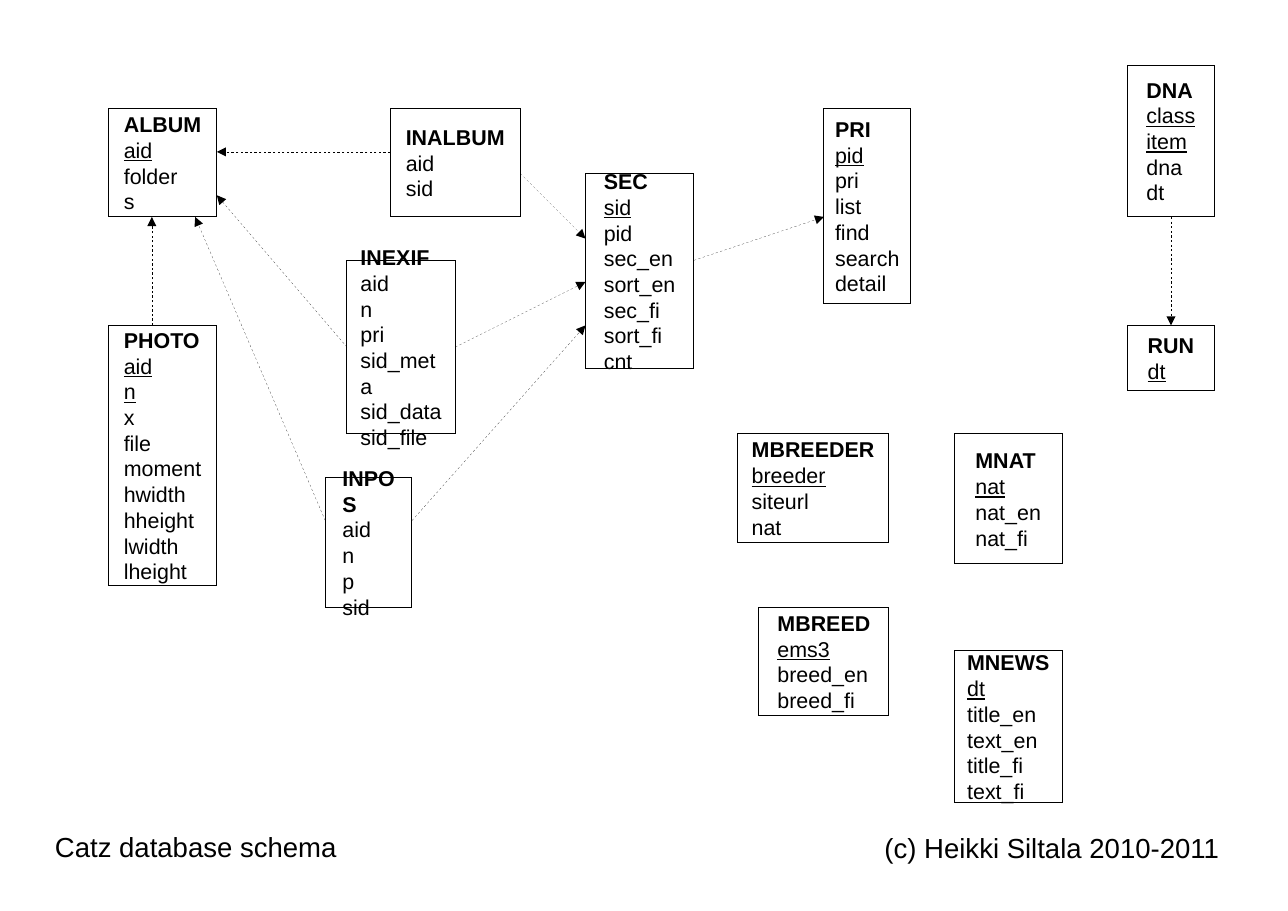
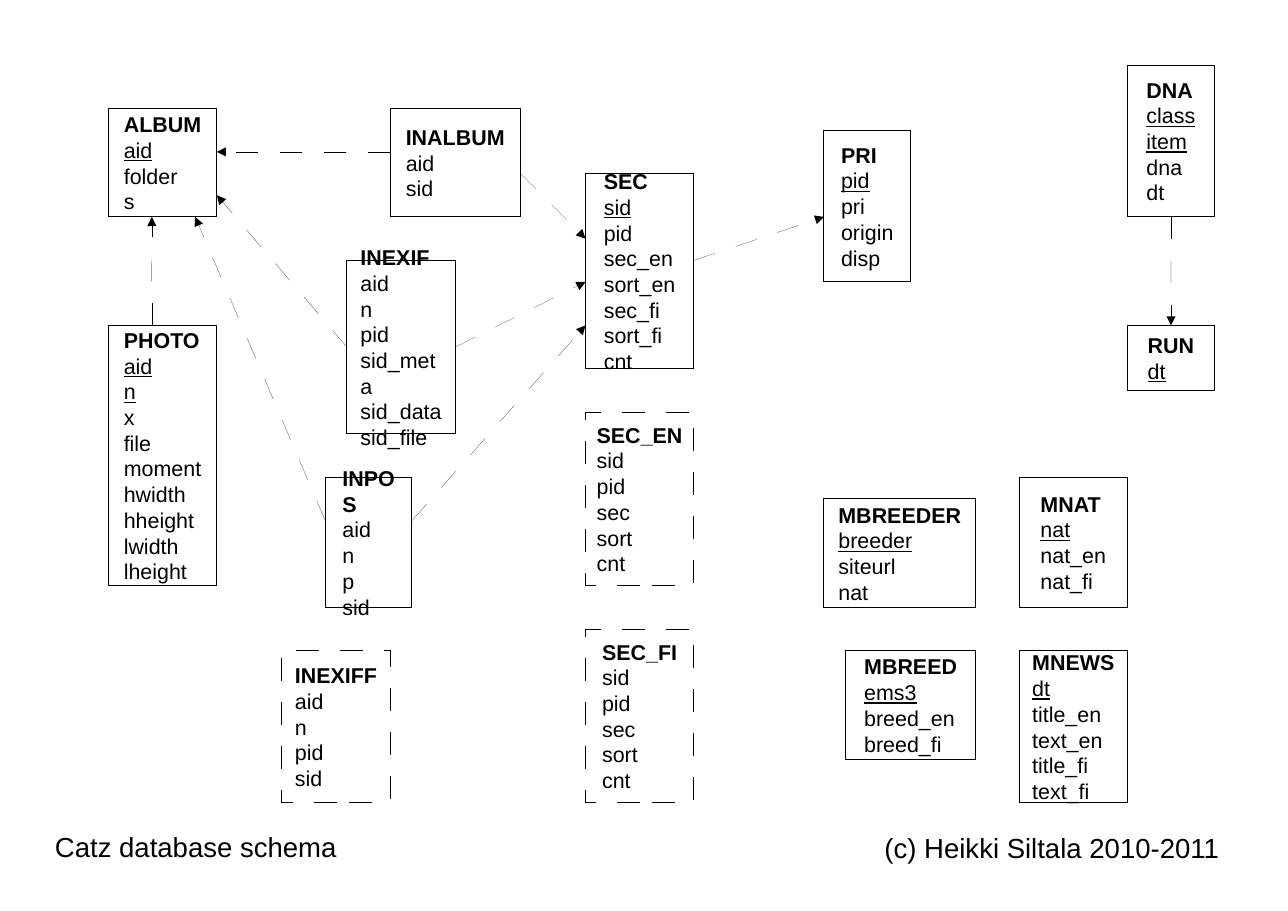
Before and after one commit to XDF/catz, a slide deck: slide 1 of doc/catz_schema.odp. Drawn at 1288x911 pixels with LibreOffice and Linux fonts; fonts in the diff are those of the drawing. Boxes give left, top, right and bottom in pixels: in the first picture for what was removed or moved away, otherwise in the second. Text is boxed around its words. In the diff, an @@ line names an element or a change of style, - is before the commit and + after.

```diff
--- a/doc/catz_schema.odp
+++ b/doc/catz_schema.odp
@@ rectangle "PRI": place and size @@
-rectangle "PRI" at <box>824,108,911,303</box>
+rectangle "PRI" at <box>824,130,911,282</box>
@@ text in rectangle at <box>841,224,893,271</box>: text changed @@
-list
-find
-search
-detail
+origin
+disp
@@ text in rectangle at <box>360,326,389,347</box>: text changed @@
-pri
+pid
@@ rectangle added at <box>585,412,693,585</box>, fill #FFFFFF, outline #000000 0 pt, 14 pt, text #000000 @@
+SEC_EN
+sid
+pid
+sec
+sort
+cnt
@@ rectangle "MNAT": place and size @@
-rectangle "MNAT" at <box>954,434,1062,564</box>
+rectangle "MNAT" at <box>1019,477,1127,607</box>
@@ rectangle "MBREEDER": place and size @@
-rectangle "MBREEDER" at <box>737,434,889,542</box>
+rectangle "MBREEDER" at <box>824,499,976,607</box>
@@ rectangle added at <box>585,629,693,802</box>, fill #FFFFFF, outline #000000 0 pt, 14 pt, text #000000 @@
+SEC_FI
+sid
+pid
+sec
+sort
+cnt
@@ rectangle added at <box>282,651,390,803</box>, fill #FFFFFF, outline #000000 0 pt, 14 pt, text #000000 @@
+INEXIFF
+aid
+n
+pid
+sid
@@ rectangle "MBREED": place and size @@
-rectangle "MBREED" at <box>759,607,889,715</box>
+rectangle "MBREED" at <box>846,651,976,759</box>
@@ rectangle "MNEWS": place and size @@
-rectangle "MNEWS" at <box>954,651,1062,803</box>
+rectangle "MNEWS" at <box>1019,651,1127,803</box>
```
Also in this commit, not shown: 17 other files.
